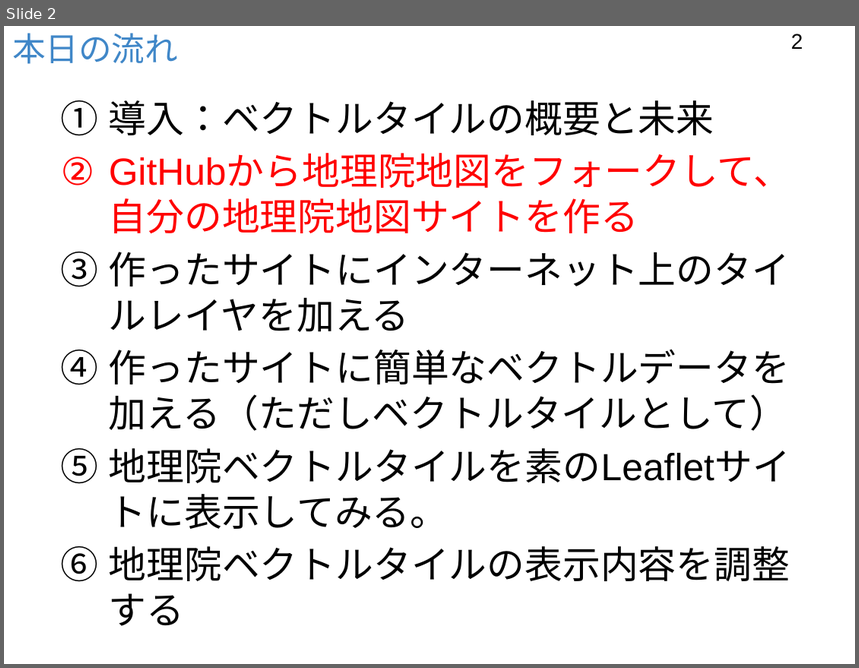
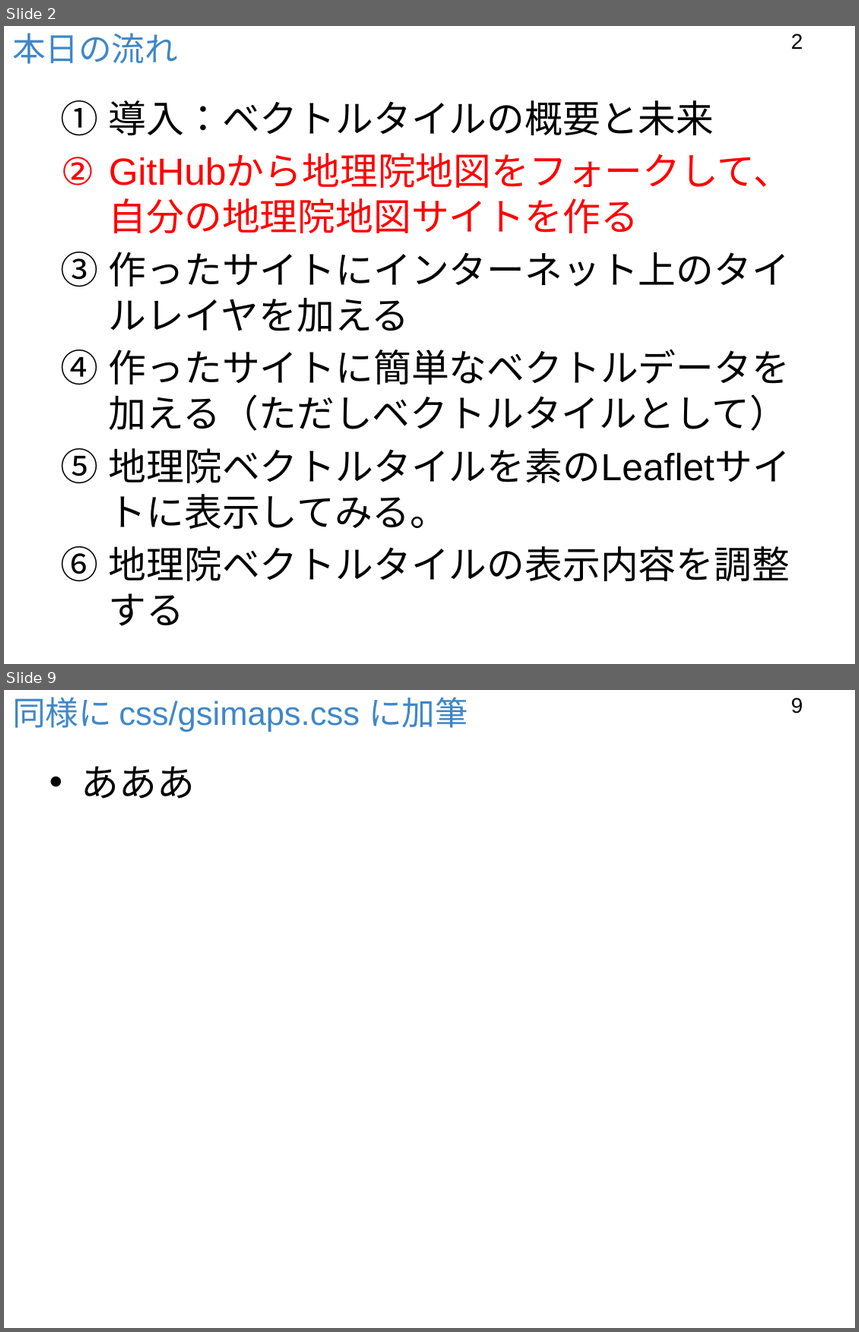
Before and after one commit to foss4g-tokyo-vt/slides, a slide deck: 151009ベクトルタイル利用サイトを作ろうPt.2.pptx. Shown one above the other, each under a label of ours: slide 2 before the commit, slides 2 and 9 after it; the slides between them are not shown. The pictures are 859x668 and 859x1332 pixels, drawn with LibreOffice and Linux fonts; fonts in the diff are those of the drawing; background and template pictures are left out. Boxes give left, top, right and bottom in pixels: in the first picture for what was removed or moved away, otherwise in the second. Text is boxed around its words. In the diff, an @@ line names an element or a change of style, - is before the commit and + after.

```diff
--- a/151009ベクトルタイル利用サイトを作ろうPt.2.pptx
+++ b/151009ベクトルタイル利用サイトを作ろうPt.2.pptx
@@ slide 9 added at box(4, 690, 855, 1328), background #FFFFFF @@
@@ title added at box(12, 697, 468, 732), 28 pt, text #4087C8 @@
+同様に css/gsimaps.css に加筆
@@ page number added at box(791, 698, 804, 714), 18 pt, text #000000 @@
+9
@@ text added at box(82, 766, 195, 799), 32 pt, text #000000 @@
+• あああ
```
Also in this commit, not shown: 6 other slides added.
